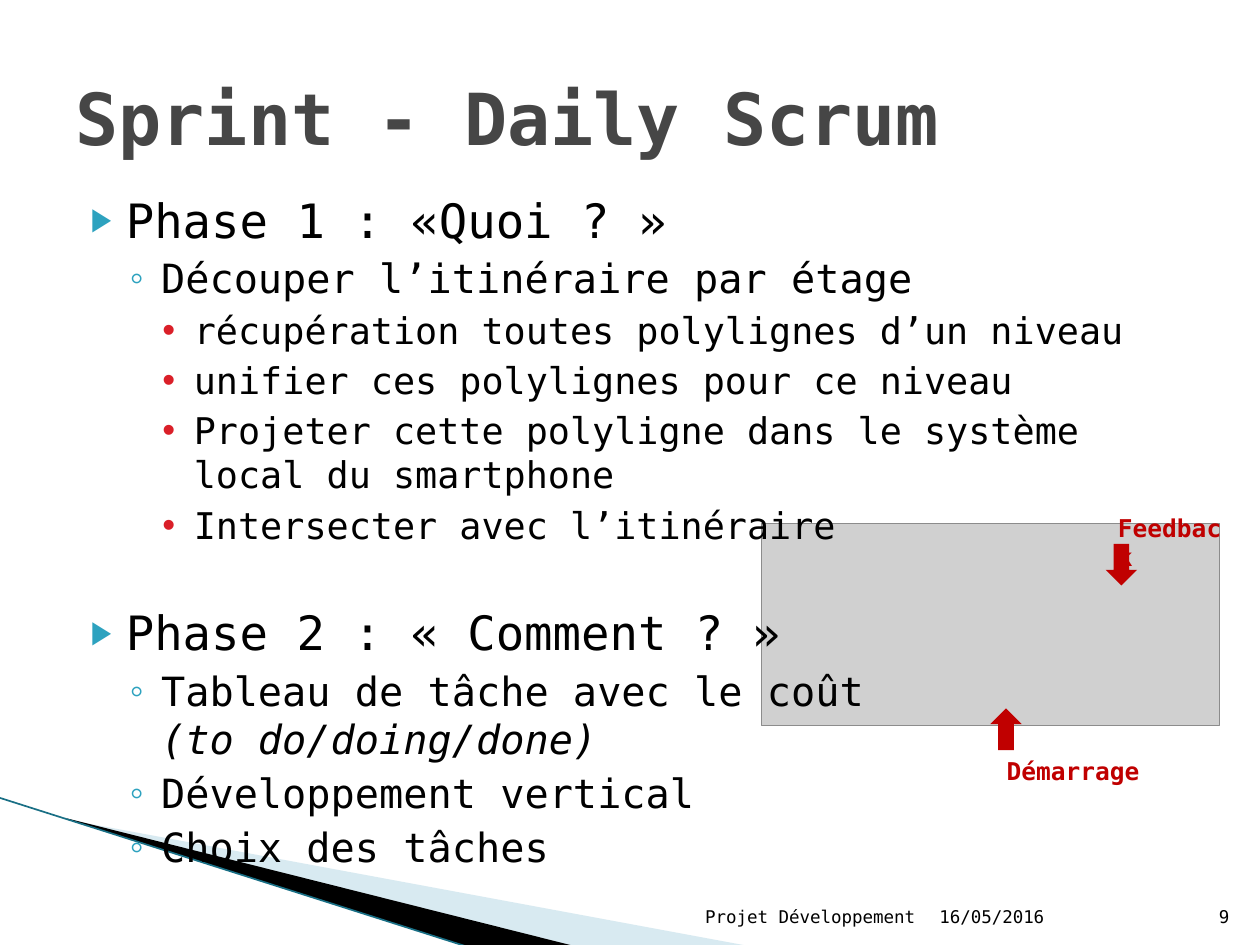
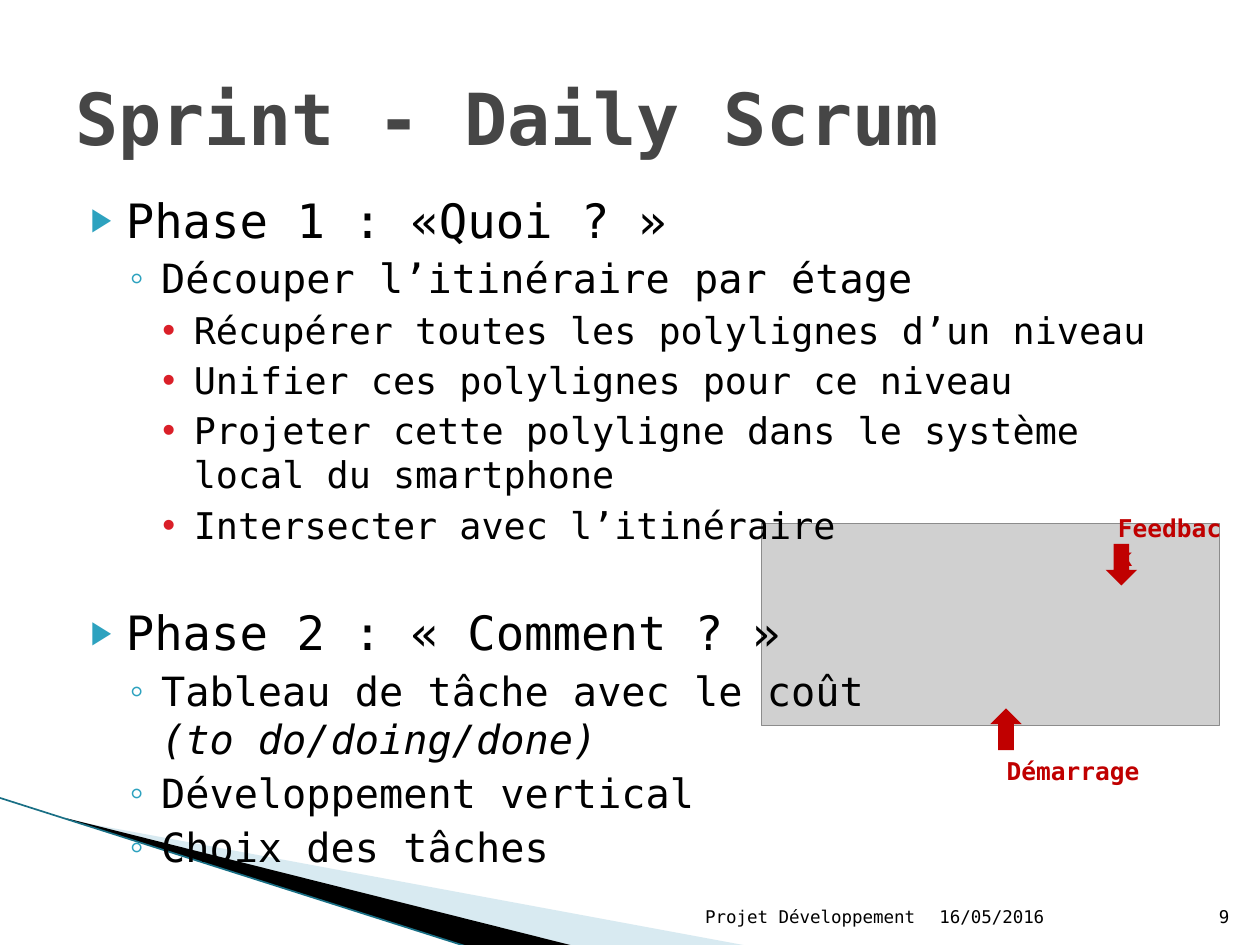
Before and after one commit to edarroman/projetDev, a slide deck: slide 10 of 1-Documents/Presentation/soutenance/presentation_projdev.pptx. Drawn at 1260x945 pixels with LibreOffice and Linux fonts; fonts in the diff are those of the drawing; grey boxes stand for pictures; background and template pictures are left out. Boxes give left, top, right and bottom in pixels: in the first picture for what was removed or moved away, otherwise in the second. Text is boxed around its words. In the diff, an @@ line names an element or a change of style, - is before the commit and + after.

```diff
--- a/1-Documents/Presentation/soutenance/presentation_projdev.pptx
+++ b/1-Documents/Presentation/soutenance/presentation_projdev.pptx
@@ text at bbox=[194, 314, 1146, 402]: text changed @@
-    • récupération toutes polylignes d’un niveau
-    • unifier ces polylignes pour ce niveau
+    • Récupérer toutes les polylignes d’un niveau
+    • Unifier ces polylignes pour ce niveau
```
Also in this commit, not shown: 4 other slides changed.
